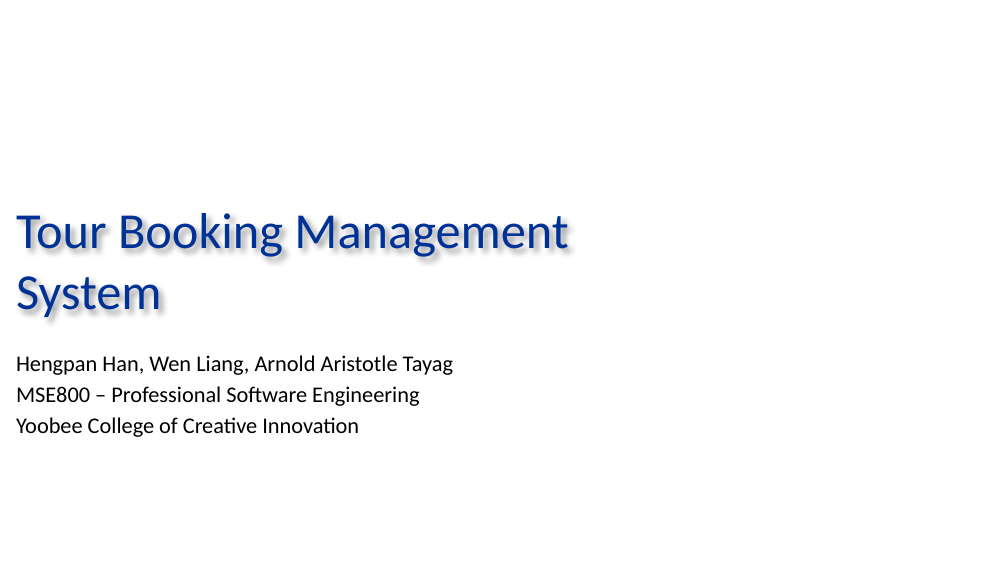
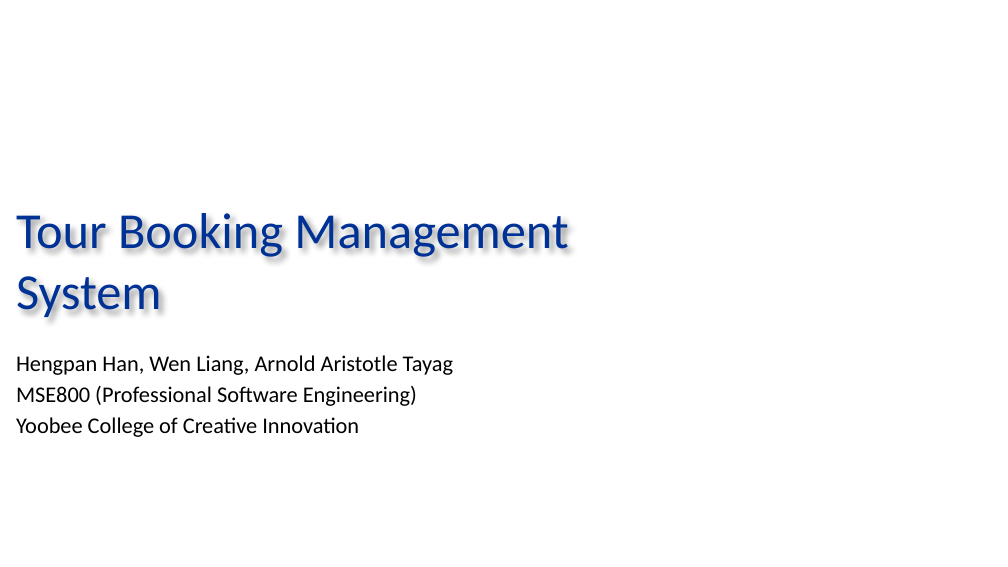
Before and after one commit to aamtayag/mse800-assessment2, a slide deck: slide 1 of docs/mse800_assess2.pptx. Drawn at 1008x567 pixels with LibreOffice and Linux fonts; fonts in the diff are those of the drawing; background and template pictures are left out. Boxes give left, top, right and bottom in pixels: in the first picture for what was removed or moved away, otherwise in the second. Text is boxed around its words. In the diff, an @@ line names an element or a change of style, - is before the commit and + after.

```diff
--- a/docs/mse800_assess2.pptx
+++ b/docs/mse800_assess2.pptx
@@ subtitle at [16, 386, 417, 406]: text changed @@
-MSE800 – Professional Software Engineering
+MSE800 (Professional Software Engineering)
```
Also in this commit, not shown: 1 other slide changed.
